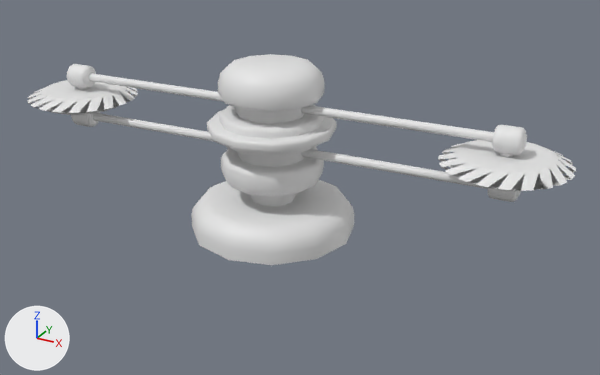
The FBX model Assets/Models/Traps/Saw/HorizontalSaw/SpinningSaw.fbx: old version first, new version second.
Camera for both pictures: a camera (50 mm lens) standing at (1.69, -2.83, 1.63) and looking at (-0.06, 0.35, 0.04). Arrows for +X, +Y and +Z are at lower left; the lights stay in place. Where no turn or scale is listed for an object, it has been applied to the vertices. Vertices at the same position are counted once.

In view in the first picture: 'Base', 'Frame', 'LeftSaw', 'RightSaw'.
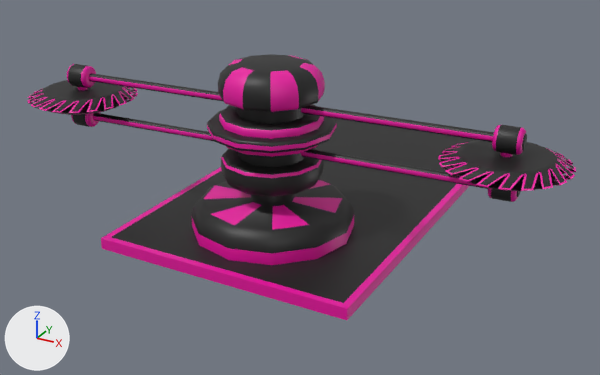
Commit message: Change Saws

Where the change shows, as pixel boxes [x1, y1, x2, y2] in the pictures (600 x 375 px):
'Platform', added
    after: [101, 118, 475, 320]
    faces in mat_black (black #1d1d1d): [112, 118, 475, 303]
    faces in mat_neon (pink #e7009f): [101, 167, 469, 320]
'Base', reshaped
    before: [191, 54, 354, 265]
    after: [191, 104, 354, 265]
part 1 of me_rightsaw, built on
    before: [539, 168, 553, 189]
    after: [438, 141, 576, 191]
part 2 of me_rightsaw, recoloured (white to black)
    both: [458, 140, 557, 191]
part 3 of me_frame, added
    after: [218, 54, 325, 112]
part 4 of me_frame, recoloured
    both: [68, 64, 527, 202]
part 5 of me_frame, recoloured (white to pink)
    both: [67, 64, 526, 202]
part 6 of me_base, deleted
    before: [218, 54, 325, 112]
part 7 of me_base, deleted
    before: [203, 180, 342, 230]
part 8 of me_base, recoloured (white to black)
    both: [220, 104, 324, 197]
part 9 of me_base, recoloured (white to pink)
    both: [219, 114, 324, 178]
part 10 of me_base, recoloured (white to black)
    both: [236, 107, 305, 206]
part 11 of me_base, recoloured (white to black)
    both: [191, 110, 354, 253]
part 12 of me_base, recoloured (white to pink)
    both: [191, 123, 354, 265]
part 13 of me_leftsaw, added
    after: [27, 86, 138, 115]
part 14 of me_leftsaw, recoloured (white to black)
    both: [43, 80, 122, 115]

Edits to the bpy script that builds the scene:
```text
Change me_rightsaw:
    used by ob_rightsaw; parent = ob_frame; location = (0.949, -0.000391, -0.245); rotation_euler = (0.0, 0.19, 0.0), in degrees (0, 11, 0)
    remove me_rightsaw.from_pydata(...)  # 121 vertices, 83 faces; spans x -0.25..0.25, y -0.034..0.034, z -0.25..0.25
    add me_rightsaw.from_pydata(...)  # 280 vertices, 242 faces; spans x -0.25..0.25, y -0.034..0.034, z -0.25..0.25
    me_rightsaw part 1: 1 vertex removed from x 0.206, y 0.0, z 0.141; 160 vertices added at x -0.243..0.243, y -0.03..0.03, z -0.243..0.243
    me_rightsaw part 2: 42 faces spanning x -0.178..0.178, y -0.034..0.034, z -0.178..0.178 switch from mat_material01 (white #e7e7e7) to mat_black (black #1d1d1d)
    add me_rightsaw.materials.append(mat_neon)  # pink #e7009f
Change me_base:
    remove me_base.from_pydata(...)  # 516 vertices, 506 faces; spans x -0.357..0.357, y -0.357..0.357, z 0.0..0.737
    add me_base.from_pydata(...)  # 420 vertices, 409 faces; spans x -0.357..0.357, y -0.357..0.357, z 0.0..0.595
    me_base part 6: 84 vertices removed from x -0.219..0.219, y -0.219..0.219, z 0.595..0.737
    me_base part 7: 12 vertices removed from x -0.269..0.269, y -0.269..0.269, z 0.139
    me_base part 8: 131 faces spanning x -0.219..0.219, y -0.219..0.219, z 0.221..0.528 switch from mat_material01 (white #e7e7e7) to mat_black (black #1d1d1d)
    me_base part 9: 73 faces spanning x -0.219..0.219, y -0.219..0.219, z 0.226..0.522 switch from mat_material01 (white #e7e7e7) to mat_neon (pink #e7009f)
    me_base part 10: 36 faces spanning x -0.147..0.147, y -0.147..0.147, z 0.139..0.595 switch from mat_material02 (white #e7e7e7) to mat_black (black #1d1d1d)
    me_base part 11: 132 faces spanning x -0.357..0.357, y -0.357..0.357, z 0.053..0.49 switch from mat_material03 (white #e7e7e7) to mat_black (black #1d1d1d)
    me_base part 12: 24 faces spanning x -0.357..0.357, y -0.357..0.357, z 0.0..0.476 switch from mat_material03 (white #e7e7e7) to mat_neon (pink #e7009f)
Change me_leftsaw:
    remove me_leftsaw.from_pydata(...)  # 120 vertices, 82 faces; spans x -0.25..0.25, y -0.25..0.25, z -0.034..0.034
    add me_leftsaw.from_pydata(...)  # 280 vertices, 242 faces; spans x -0.25..0.25, y -0.25..0.25, z -0.034..0.034
    me_leftsaw part 13: 160 vertices added at x -0.243..0.243, y -0.243..0.243, z -0.03..0.03
    me_leftsaw part 14: 42 faces spanning x -0.178..0.178, y -0.178..0.178, z -0.034..0.034 switch from mat_material01 (white #e7e7e7) to mat_black (black #1d1d1d)
    add me_leftsaw.materials.append(mat_neon)  # pink #e7009f
Change me_frame:
    used by ob_frame; location = (0.0, 0.0, 0.466); rotation_euler = (1.571, 0.0, -0.191), in degrees (90, 0, -11)
    remove me_frame.from_pydata(...)  # 720 vertices, 680 faces; spans x -1.01..1.01, y -0.15..0.15, z -0.3..0.3
    add me_frame.from_pydata(...)  # 816 vertices, 765 faces; spans x -1.01..1.01, y -0.15..0.27, z -0.3..0.3
    me_frame part 3: a new loose piece of 96 vertices spanning x -0.21..0.21, y 0.13..0.27, z -0.21..0.21
    me_frame part 4: 260 faces spanning x -1.01..1.01, y -0.15..0.15, z -0.3..0.3 switch from mat_material01 (white #e7e7e7) to mat_black (black #1d1d1d)
    me_frame part 5: 420 faces spanning x -1.01..1.01, y -0.15..0.15, z -0.3..0.3 switch from mat_material01 (white #e7e7e7) to mat_neon (pink #e7009f)
Add me_platform:
    me_platform.from_pydata([(-0.59, -0.46, -0.05), (-0.56, -0.43, 0.0), (-0.59, 1.54, -0.05), (-0.56, 1.51, 0.0), (0.59, -0.46, -0.05), (0.56, -0.43, 0.0), (0.59, 1.54, -0.05), (0.56, 1.51, 0.0), (-0.59, -0.46, 0.0), (-0.59, 1.54, 0.0), (0.59, 1.54, 0.0), (0.59, -0.46, 0.0)], [], [(0, 8, 9, 2), (2, 9, 10, 6), (6, 10, 11, 4), (4, 11, 8, 0), (2, 6, 4, 0), (7, 3, 1, 5), (1, 3, 9, 8), (3, 7, 10, 9), (7, 5, 11, 10), (5, 1, 8, 11)])
    for i in [*range(0, 4), *range(6, 10)]: me_platform.polygons[i].material_index = 1
    me_platform.materials.append(mat_black)  # black #1d1d1d
    me_platform.materials.append(mat_neon)  # pink #e7009f
Change ob_rightsaw:
    ob_rightsaw.location: (0.949, -0.000391, -0.245) -> (0.948, -0.000291, -0.245)
Add ob_platform:
    ob_platform = bpy.data.objects.new('Platform', me_platform)
    ob_platform.location = (0.0, 0.0, 0.0)
```
